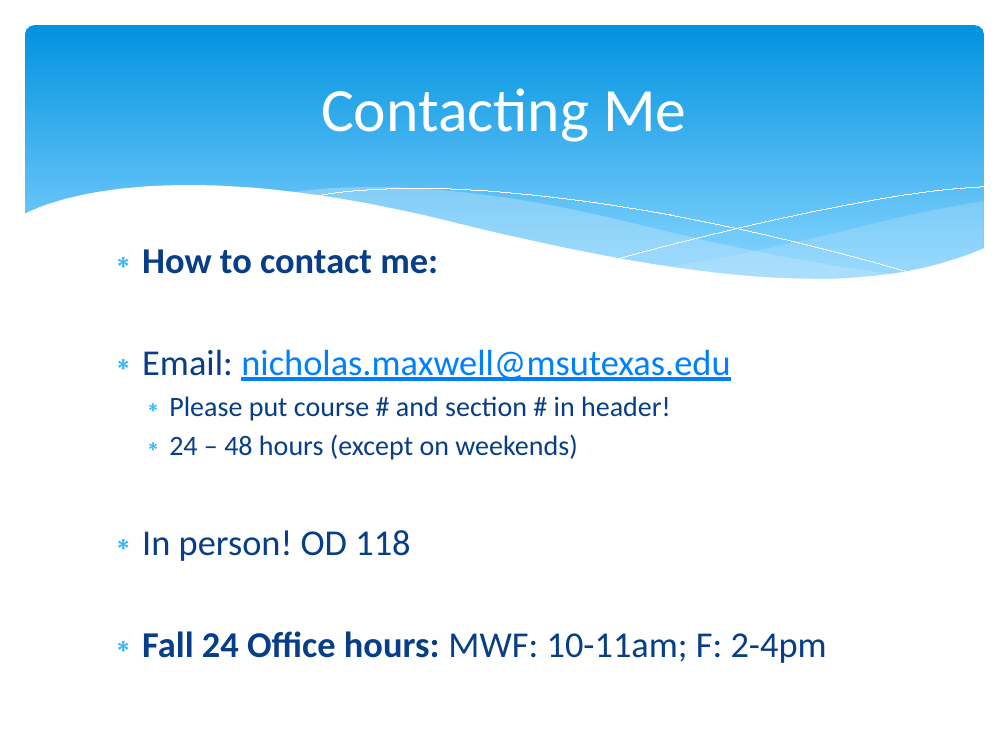
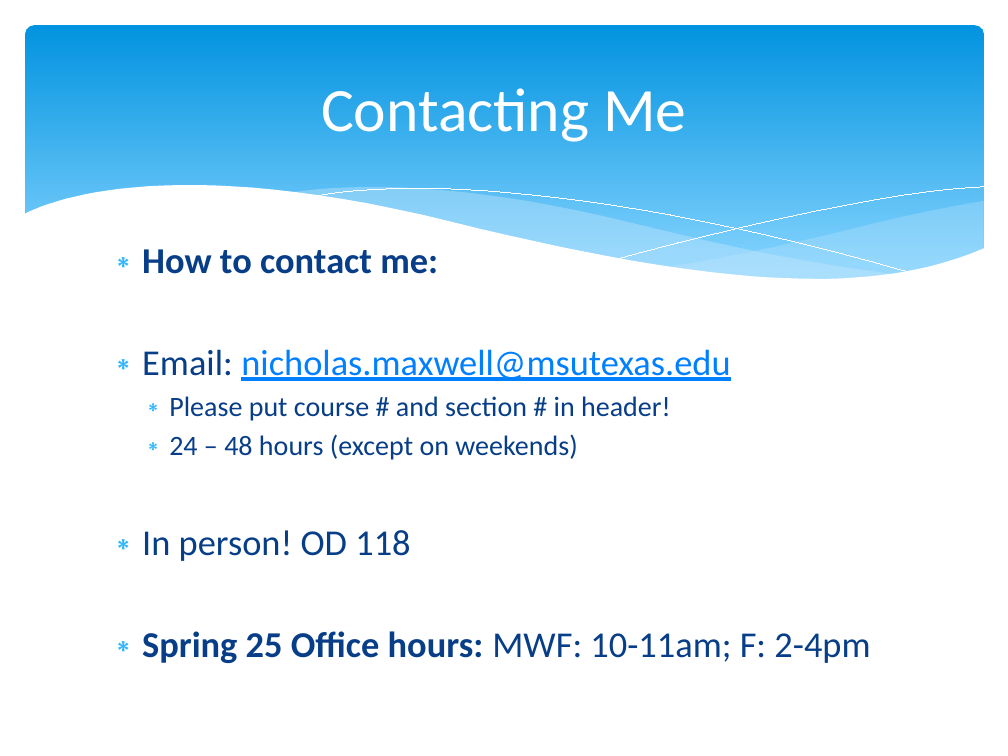
Before and after one commit to npm27/Teaching-Materials, a slide deck: slide 3 of Gen Psych II/Slides/0 Gen Psych II First Day Info.pptx. Drawn at 1008x756 pixels with LibreOffice and Linux fonts; fonts in the diff are those of the drawing. Boxes give left, top, right and bottom in pixels: in the first picture for what was removed or moved away, otherwise in the second. Text is boxed around its words. In the diff, an @@ line names an element or a change of style, - is before the commit and + after.

```diff
--- a/Gen Psych II/Slides/0 Gen Psych II First Day Info.pptx
+++ b/Gen Psych II/Slides/0 Gen Psych II First Day Info.pptx
@@ text at (x1=142, y1=631, x2=870, y2=663): text changed; bold on @@
-∗ Fall 24 Office hours: MWF: 10-11am; F: 2-4pm
+∗ Spring 25 Office hours: MWF: 10-11am; F: 2-4pm
```
Also in this commit, not shown: 1 other slide changed.
